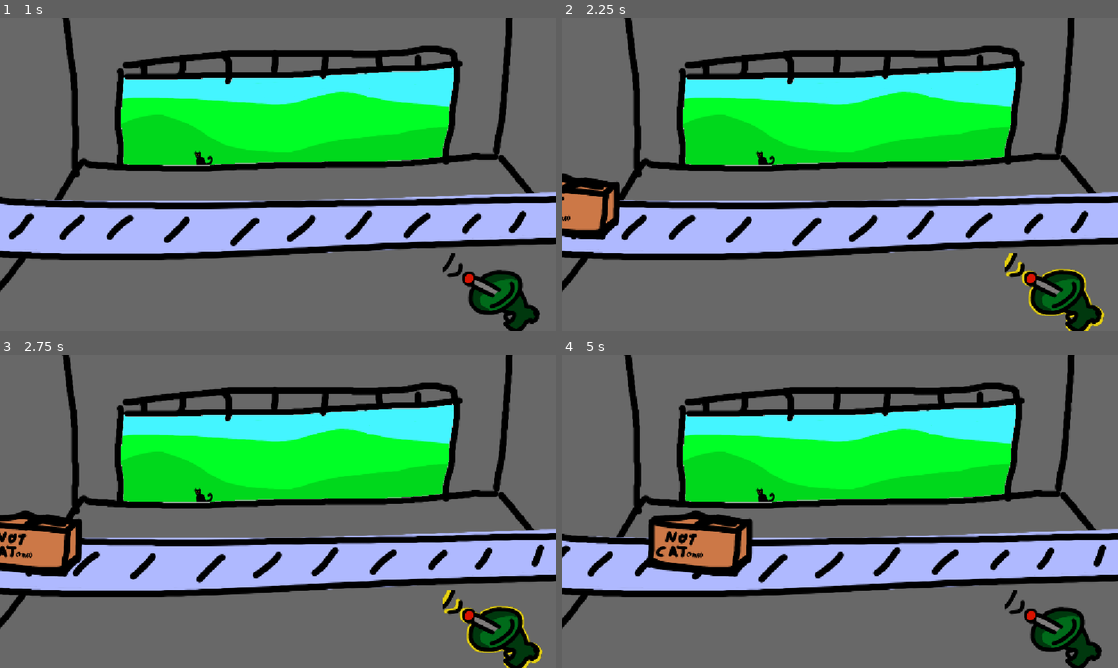
Above: before the commit, frames 1-4 (two rows, left to right).
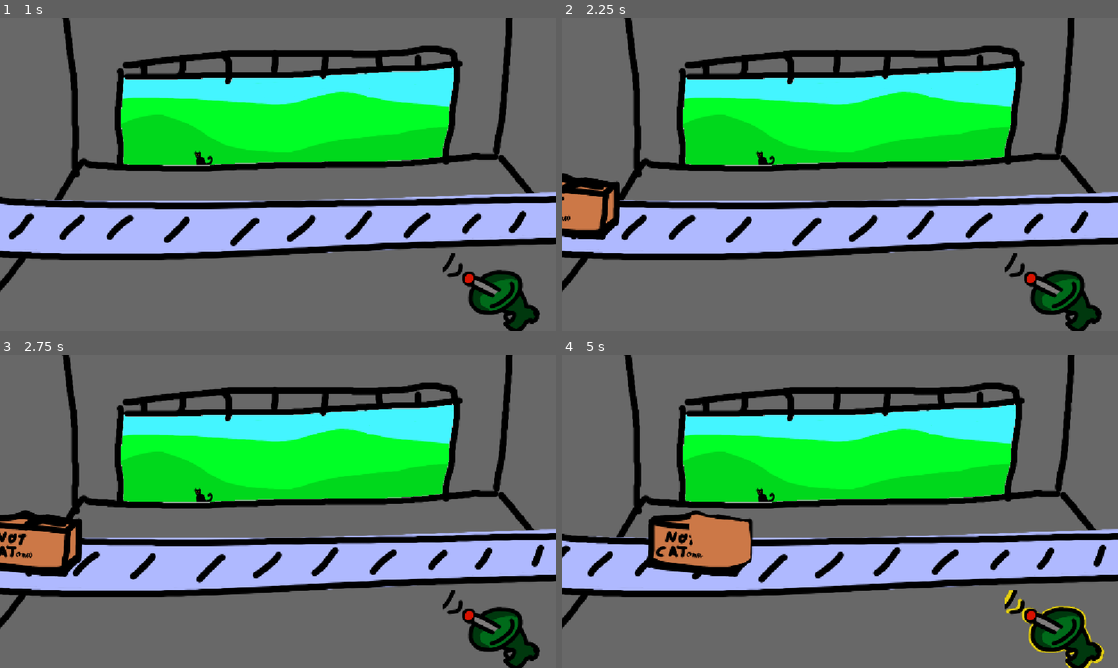
Above: after the commit, the same moments.

Repository: zwiebelkaramell/KITTY-KONTRABAND
Game: Godot game, scene res://Assets/Scenes/Startup.tscn
The game is run twice, just before and just after one commit, with the same random seed, the same clock (stepped at 60 frames per second) and the same inputs.
Inputs (mouse positions are in pixels of both pictures, inside the frame that each line leads up to):
- Up to frame 1 (1 s): click "STRAT" at 0.5 s
- Up to frame 2 (2.25 s): click (1062, 290) at 1.25 s; click (1062, 290) at 2 s
- Up to frame 3 (2.75 s): no input
- Up to frame 4 (5 s): click (1062, 627) at 2.75 s; move the mouse to (962, 495) at 3.52 s; move the mouse to (728, 527) at 4.27 s

Frame 1 is identical in both runs. In frame 2, 0.4% of the frame differs, in the area x 0-98%, y 49-100%; in frame 3, 0.4%; in frame 4, 1.1%, in the area x 15-98%, y 50-100%.

Commit message:
added a lot of stuff. corkboard with lines of red yarn situation

Diff:
--- a/Assets/Scenes/Instances/Box.tscn
+++ b/Assets/Scenes/Instances/Box.tscn
@@ -1,9 +1,36 @@
 [gd_scene format=3 uid="uid://cdgsdpd15dja5"]
 
+[ext_resource type="Script" uid="uid://bjx0sru22ru6m" path="res://Assets/Scripts/box.gd" id="1_6u0qf"]
 [ext_resource type="Texture2D" uid="uid://cgjar0j8h5arw" path="res://Assets/Art/temp_box.png" id="1_fwgws"]
+[ext_resource type="Shader" uid="uid://club3wbfcr74c" path="res://Assets/Shaders/Box.gdshader" id="1_wxdf5"]
+[ext_resource type="Texture2D" uid="uid://bn68esbtc7x3d" path="res://Assets/Art/mask.png" id="2_bp6g6"]
+[ext_resource type="Texture2D" uid="uid://duw1rmy747f1b" path="res://Assets/Art/temp_xray.png" id="4_bp6g6"]
+
+[sub_resource type="ShaderMaterial" id="ShaderMaterial_bp6g6"]
+shader = ExtResource("1_wxdf5")
 
 [node name="Box" type="Node2D" unique_id=1833043415]
+script = ExtResource("1_6u0qf")
 
-[node name="Sprite2D" type="Sprite2D" parent="." unique_id=1985921188]
+[node name="Xray" type="Sprite2D" parent="." unique_id=276503883]
+texture = ExtResource("4_bp6g6")
+centered = false
+
+[node name="BackBufferCopy" type="BackBufferCopy" parent="." unique_id=1120272056]
+z_index = 2
+scale = Vector2(1.215, 0.8)
+copy_mode = 2
+
+[node name="Mask" type="Sprite2D" parent="BackBufferCopy" unique_id=843949800]
+visible = false
+z_index = 1
+material = SubResource("ShaderMaterial_bp6g6")
+scale = Vector2(0.82304525, 1.25)
+texture = ExtResource("2_bp6g6")
+
+[node name="Box" type="Sprite2D" parent="BackBufferCopy" unique_id=1985921188]
+z_index = 2
+z_as_relative = false
+scale = Vector2(0.82304525, 1.25)
 texture = ExtResource("1_fwgws")
 centered = false
--- a/Assets/Scenes/Main.tscn
+++ b/Assets/Scenes/Main.tscn
@@ -41,14 +41,24 @@
 [node name="Marker_Spawn" type="Marker2D" parent="." unique_id=223404620]
 position = Vector2(-270, 307)
 
-[node name="X-Ray" type="TextureButton" parent="." unique_id=1942287973]
+[node name="UI" type="Control" parent="." unique_id=672588875]
+layout_mode = 3
+anchors_preset = 0
+offset_right = 40.0
+offset_bottom = 40.0
+
+[node name="X-Ray" type="TextureButton" parent="UI" unique_id=1942287973]
+layout_mode = 0
 offset_left = 917.0
 offset_top = 486.0
 offset_right = 1151.0
 offset_bottom = 647.0
+toggle_mode = true
 texture_normal = ExtResource("6_8bicx")
-texture_hover = ExtResource("7_fxu2d")
+texture_pressed = ExtResource("7_fxu2d")
 
 [node name="Sound" type="Node" parent="." unique_id=1876084052]
 
 [node name="BGM" type="AudioStreamPlayer" parent="Sound" unique_id=754700443]
+
+[connection signal="toggled" from="UI/X-Ray" to="." method="_on_x_ray_toggled"]
--- /dev/null
+++ b/Assets/Scripts/box.gd
@@ -0,0 +1,10 @@
+extends Node2D
+
+func _process(delta: float) -> void:
+	$BackBufferCopy/Mask.global_position = get_viewport().get_mouse_position()
+
+func toggle_xray():
+	if G.IsXray:
+		$BackBufferCopy/Mask.visible = false
+	else:
+		$BackBufferCopy/Mask.visible = true
--- a/Assets/Scripts/globals.gd
+++ b/Assets/Scripts/globals.gd
@@ -6,3 +6,4 @@
 
 
 var Speed = 100
+var IsXray = false
--- a/Assets/Scripts/main.gd
+++ b/Assets/Scripts/main.gd
@@ -1,7 +1,6 @@
 extends Node2D
 var box_scene = preload("res://Assets/Scenes/Instances/Box.tscn")
 @onready var boxes = $Boxes
-
 
 func _process(delta: float) -> void:
 	boxes.position.x += (G.Speed*delta)
@@ -20,3 +19,12 @@
 	box.position = $Marker_Spawn.position
 	boxes.add_child(box)
 	pass
+
+
+func _on_x_ray_toggled(toggled_on: bool) -> void:
+	for x in boxes.get_child_count():
+		boxes.get_child(x).toggle_xray()
+	if toggled_on:
+		G.IsXray = true
+	else:
+		G.IsXray = false
--- /dev/null
+++ b/Assets/Shaders/Box.gdshader
@@ -0,0 +1,13 @@
+shader_type canvas_item;
+
+uniform sampler2D mask_texture : hint_screen_texture;
+
+void fragment() {
+	COLOR = texture(mask_texture, SCREEN_UV);
+	COLOR.a = texture(TEXTURE, UV).a;
+}
+
+//void light() {
+//	// Called for every pixel for every light affecting the CanvasItem.
+//	// Uncomment to replace the default light processing function with this one.
+//}
--- a/project.godot
+++ b/project.godot
@@ -23,6 +23,7 @@
 
 window/stretch/mode="canvas_items"
 window/stretch/aspect="expand"
+window/vsync/vsync_mode=0
 
 [physics]
 
Binary file added: Assets/Art/mask.png
Not shown, added: Assets/Art/mask.png.import
Binary file added: Assets/Art/temp_xray.png
Not shown, added: Assets/Art/temp_xray.png.import
Not shown, added: Assets/Scripts/box.gd.uid
Not shown, added: Assets/Shaders/Box.gdshader.uid
